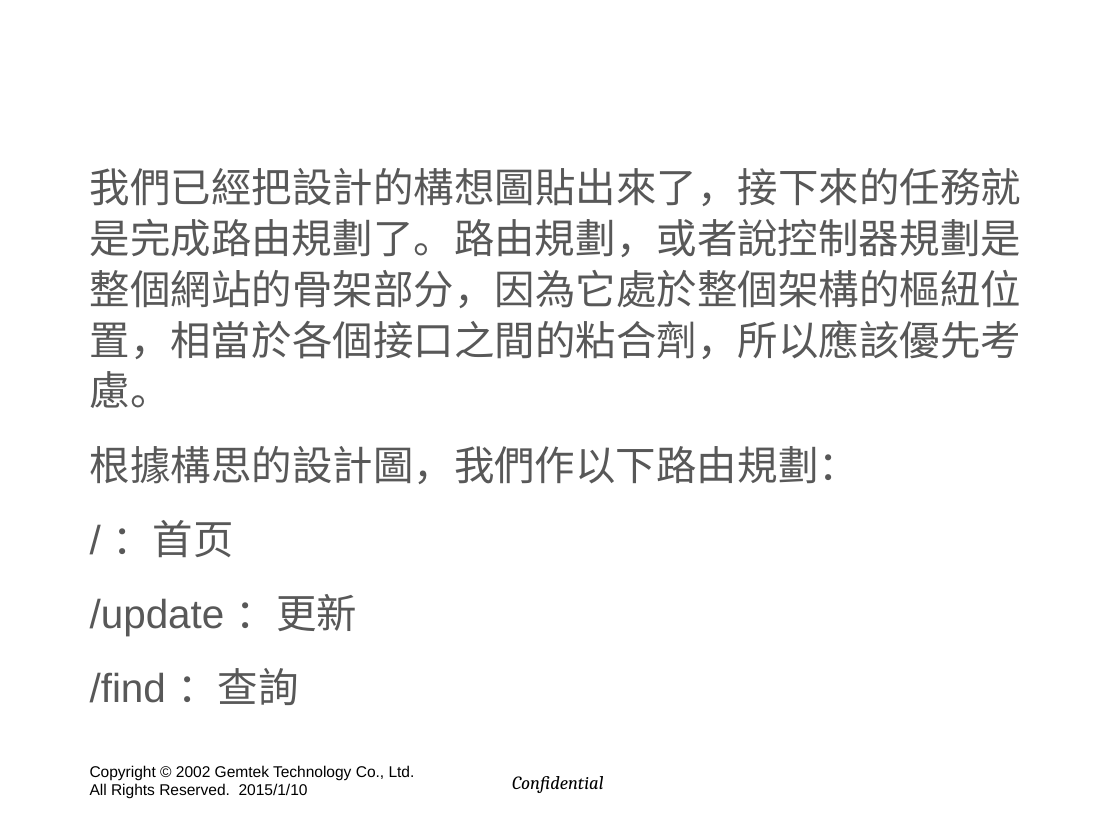
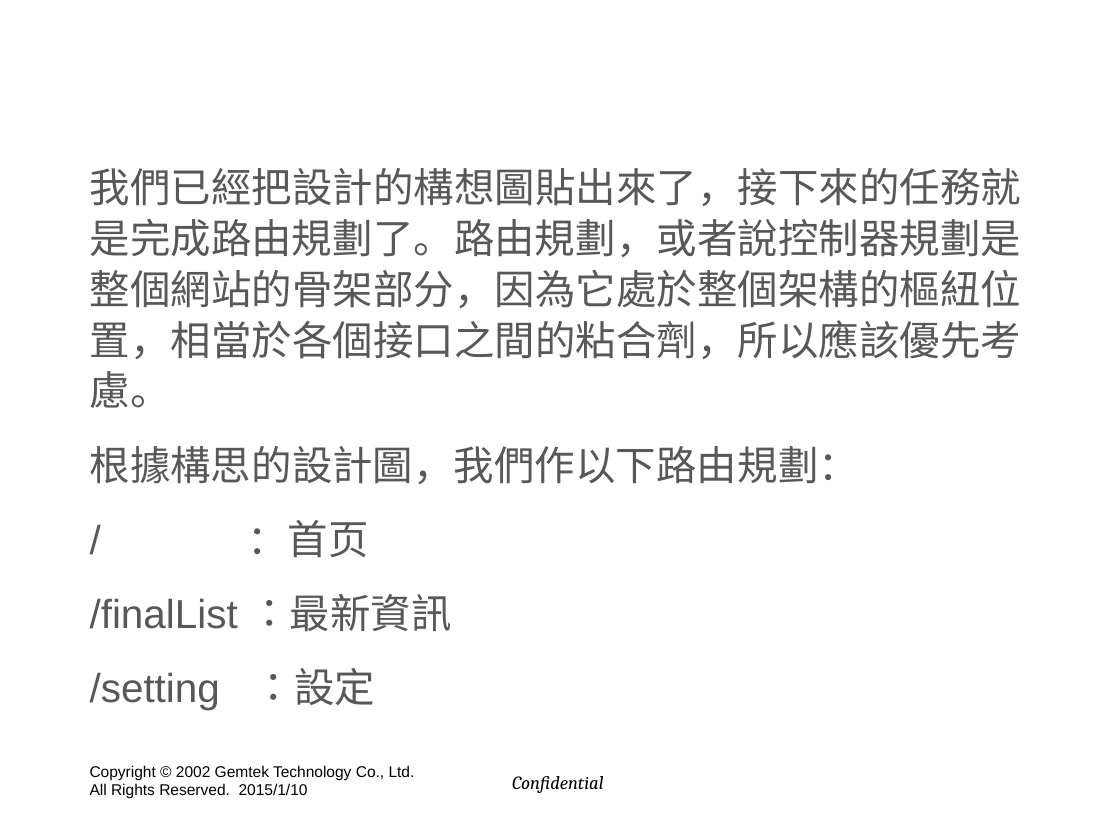
Before and after one commit to hyper570908/nodeDemo, a slide deck: slide 43 of doc/GIot_Session(win7).pptx (slide 44 before the commit). Drawn at 1120x840 pixels with LibreOffice and Linux fonts; fonts in the diff are those of the drawing; background and template pictures are left out. Boxes give left, top, right and bottom in pixels: in the first picture for what was removed or moved away, otherwise in the second. Text is boxed around its words. In the diff, an @@ line names an element or a change of style, - is before the commit and + after.

Commit message:
[0.05]修改流程及簡報及增加設定頁

```diff
--- a/doc/GIot_Session(win7).pptx
+++ b/doc/GIot_Session(win7).pptx
@@ text at <box>90,594,451,710</box>: text changed @@
-/update ：更新
-/find ：查詢
+/finalList ：最新資訊
+/setting ：設定
```
Also in this commit, not shown: 16 other slides changed, 9 slides added, 4 slides removed, 27 other files.
